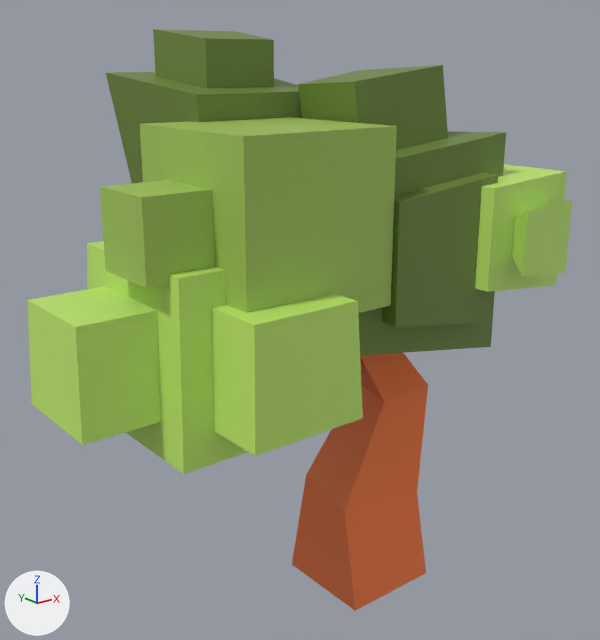
An edit to the FBX model Assets/_art/Plants/tree2.fbx, drawn before and after from the same camera.
Camera for both pictures: a 50 mm lens placed at (-1.08, -3.05, 2.81), pointed at (1.43, 0.09, 1.55). Lighting does not change. The marker at lower left points along +X, +Y and +Z. Where no turn or scale is listed for an object, it has been applied to the vertices.
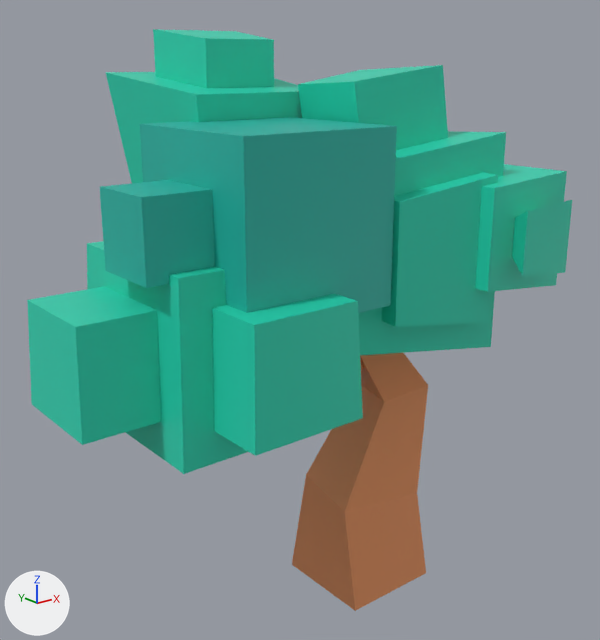
The newer file is also turned or shifted as a whole; pictures and numbers use the older file's frame.

Location of each change, [x1, y1, x2, y2] in pixels of the pictures (600 x 640 px):
'pCube12', recoloured (green to cyan)
    both: [27, 241, 363, 474]
'pCube13', recoloured (green to cyan)
    both: [100, 117, 397, 313]
'pCube11', recoloured (green to cyan)
    both: [298, 65, 506, 355]
'pCube10', recoloured (green to cyan)
    both: [105, 29, 302, 183]
'pCube15', recoloured (green to cyan)
    both: [475, 164, 572, 292]

Edits to the bpy script that builds the scene:
```text
Change mat_green:
    mat_green.base_color: (0.356, 0.552, 0.102) -> (0.016, 0.462, 0.376)  # green #a1c45a -> cyan #22b5a5
Change mat_greenlight:
    mat_greenlight.base_color: (0.529, 0.82, 0.152) -> (0.0185, 0.651, 0.445)  # green #c0ea6d -> cyan #25d3b2
Change me_mesh_002:
    where me_mesh_002.from_pydata(...)  # 24 vertices, 22 faces; spans x -0.427..0.432, y -0.579..0.493, z -0.541..0.847
    remove me_mesh_002.materials.append(mat_greendark)  # green #6e873c
    add me_mesh_002.materials.append(mat_greenlight)  # cyan #25d3b2
Change me_mesh_001:
    where me_mesh_001.from_pydata(...)  # 16 vertices, 14 faces; spans x -0.438..0.438, y -0.352..0.352, z -0.342..0.554
    remove me_mesh_001.materials.append(mat_greendark)  # green #6e873c
    add me_mesh_001.materials.append(mat_greenlight)  # cyan #25d3b2
```
